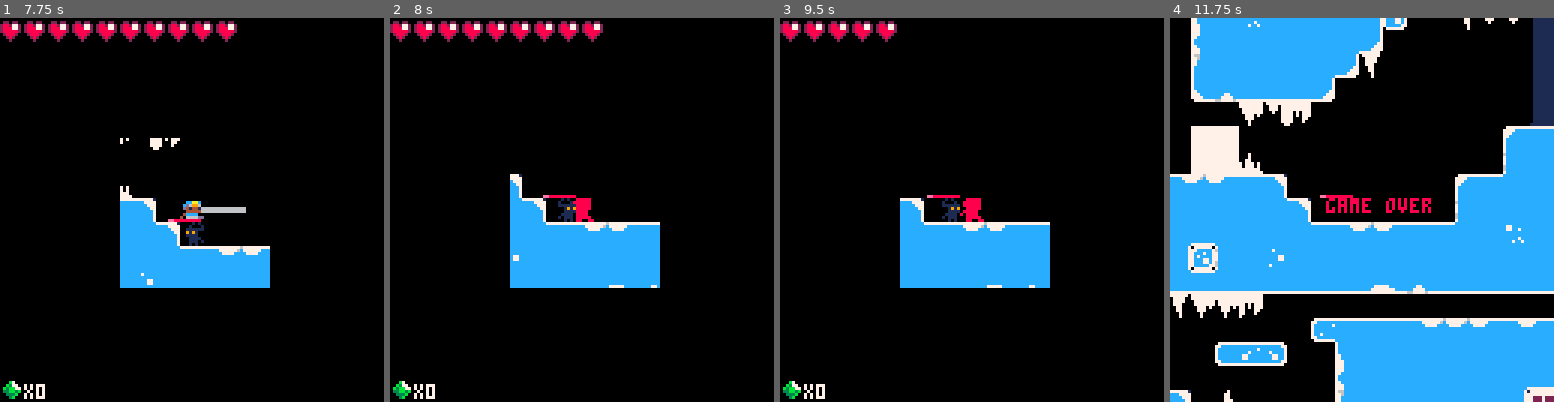
Above: before the commit, frames 1-4 (left to right).
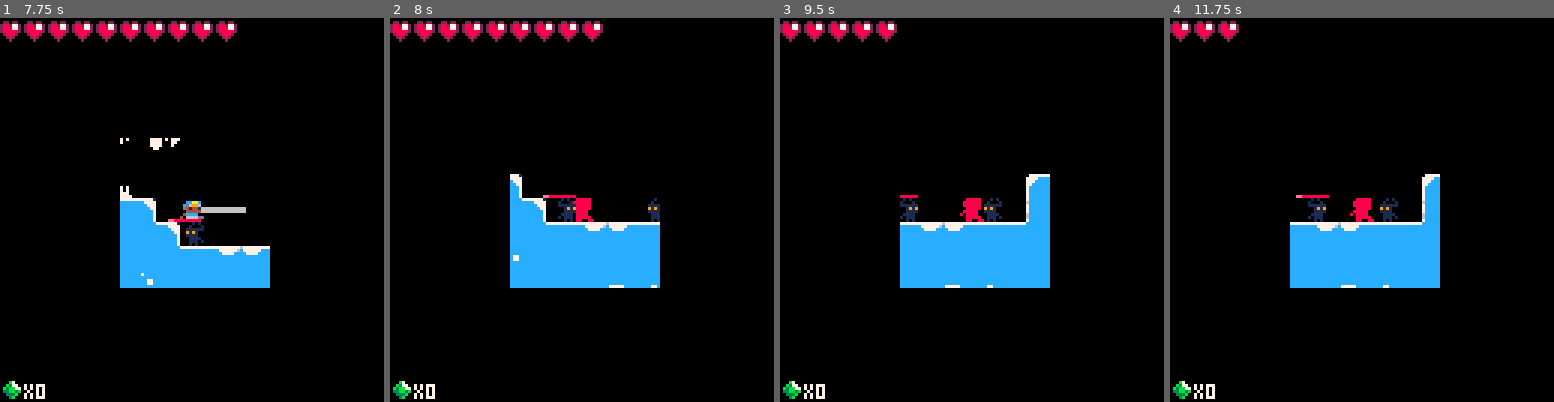
Above: after the commit, the same moments.

Repository: kygetta/Diver
Game: PICO-8 cartridge demo_2.p8
The game is run twice, just before and just after one commit, with the same random seed, the same clock (stepped at 60 frames per second) and the same inputs.
Inputs:
- Up to frame 1 (7.75 s): tap X (X key) at 0.33, 1.07, 1.85, 2.97, 4.08, 5.2, 6.32, 7.43 s; tap O (Z key) at 0.7, 1.7, 2.1, 2.5, 2.9, 3.3, 3.7, 4.1, 4.5, 4.9, 5.3, 5.7, 6.1, 6.5, 6.9, 7.3, 7.7 s; hold Right 1.6-2.1 s; hold Up 2.15-2.42 s; hold Right 2.47-3.03 s; hold Left 3.08-3.58 s; hold Down 3.63-3.97 s; hold Right 4.02-4.68 s; hold Up 4.73-5.03 s; hold Left 5.08-5.68 s; hold Down 5.73-6.03 s; hold Right 6.08-6.58 s; hold Right 6.63-7.13 s; hold Up 7.18-7.45 s; hold Right from 7.5 s (still down)
- Up to frame 2 (8 s): keep holding Right
- Up to frame 3 (9.5 s): release Right at 8.07 s; tap O (Z key) every 0.4 s from 8.1 to 9.3 s; hold Left 8.12-8.62 s; tap X (X key) at 8.55 s; hold Down 8.67-9 s; hold Right from 9.05 s (still down)
- Up to frame 4 (11.75 s): tap X (X key) at 9.67, 10.78 s; tap O (Z key) every 0.4 s from 9.7 to 11.7 s; release Right at 9.72 s; hold Up 9.77-10.07 s; hold Left 10.12-10.72 s; hold Down 10.77-11.07 s; hold Right 11.12-11.62 s

Frame 1 is identical in both runs. In frame 2, 0.1% of the frame differs, in the area x 67-71%, y 46-54%; in frame 3, 2.0%; in frame 4, 53%, in the area x 0-100%, y 0-100%.

Commit message:
Add files via upload
mostly to update the level design

Diff:
--- a/demo_2.p8
+++ b/demo_2.p8
@@ -348,6 +348,14 @@
 -- very simplistic, just goes
 -- back and forth
 
+function	spawn_enemies()
+end -- end of spawn_enemies
+
+
+function draw_enemies()
+end -- end of draw_enemies
+
+
 function enemy_movement()
 	eby=ene.y+7
 	erx=ene.x+7
@@ -385,11 +393,6 @@
 end -- end of enemy_ai
 
 
--- check if the enemy can jump
-function enemy_jump()
-	--
-
-end -- end of enemy_jump
 -->8
 -- draw_game --
 
@@ -1166,7 +1169,7 @@
 
 
 __gff__
-0000000000000000000040400204080849494949000008080000404000000008080800080008000800080808080808080000000000020440401818181818080880080808080808080808080808080808080808080808080808080808080808080818181818180000000000000000000000000000002020202008080800000000
+0000000000000000000040400204080849494949000008080000404000000008000800080008000800080808080808080000000000020440401818181818080880080808080808080808080808080808080808080808080808080808080808080818181818180000000000000000000000000000002020202008080800000000
 0000000000000000000000000000000000000000000000000000000000000000000000000000000000000000000000000000000000000000000000000000000000000000000000000000000000000000000000000000000000000000000000000000000000000000000000000000000000000000000000000000000000000000
 __map__
 414141414141520000004a414141414141414141414141414141414141414141414241414141414141414141414141414141414141414141414141414141414141414141414141414141414141414141414141414141414141414141414141414141414141414141414141414141414141414141414141414141414141414141
@@ -1176,34 +1179,34 @@
 4141525f4a4352000000484141414141415600000000000072710000000000475e414141434145444641414141414141414141414141415100000000000000000000000000000000000000000000006f7000686800000000000000000000000000000069696a0000006a6b007a0c0000000066666f70006f706a6a6b00474143
 4141414d4141520000004b414141414156660000000000007271000000000000004a424141520000004745414143414141414141414141414d4f4e4d4d4d5c0000000000000000000000000000000072710000000000000000000000000000000000000000000000000000007a595c0000000000727100727100000000654a41
 41415e455e5e5600000047455e5e5e5600000000000000007271000000000000004a4141415600000066684a414141414141414141414141414141414152650000000000000000000000006e6d6e0073740000000000000000000000000000000000000000000000000000007a0000000000000073746c737400000000614941
-41530000660000000000000068696a00000000000000000073740000000000006d787675770000000000004a41424141414142414141414141414141415262000057595c5f58594d4d4d4f504e4d4d4d4d4d4d4f4e4d51650000000000000058595d0000000000000000000079000000004c4d4d4d4d4d516500000000614842
-41540000000000000000404000000000000000000000004c4d4d510000004c4d4d4f504e516500000000004a43414141414141414341414141414141415261000000000000000047414141415e5e5e45455e5e414141526300005859595c0000000000585c005f0060000000000000004c414142414141526200000000624b41
+41530000660000000000000068696a00000000000000000073740000000000006d787675770000000000004a41424141414142414141414141414141415262000057595c5f584d4d4d4d4f504e4d4d4d4d4d4d4f4e4d51650000000000000058595d0000000000000000000079000000004c4d4d4d4d4d516500000000614842
+41540000000000000000404000000000000000000000004c4d4d510000004c4d4d4f504e516500000000004a4341414141414141434141414141414141526100000000000000475e414141415e5e5e45455e5e414141526300005859595c0000000000585c005f0060000000000000004c414142414141526200000000624b41
 41550c6c00000000000040406e000000000000000000004a4141520000004a414143414152630000000000475e5e5e5e5e5e5e455e4446455e4142414152610000000000000000654a415e56000066660000004742415262000000000000000000000000000000000000000000006c6d4a41414142414152640b0b0000634a42
-41414d515f4c4d4f4e4f504e4d51000000000000004c4d41414341515f4c41414141414152610000000000006b6a69000000000000000000004741414152620000000000000000634a52650000000000000000004741526100000000000058595d00000000000000000000005859595941415e5e5e5e414159595c0000634a41
-5e4142414d414141424141414141510000000000004a4141414141414d414141414141415262000000000000000000000000000000000000000047414152640000000000000000634a5262000000000000000000654a52610000000000000000000000000000000000000000000000004a52676700004a520000000000634a41
-5f4a41414341414141415e414141414d4f504e4d4d414142414141414141414141414142526400006c6d000058595c00006d6e6d00000000000000475e5e595d5f5759595c0000614a5263000000000c00000000624a52620000000000000000007b00000000000000000000000000004a520000000047560000000000624a41
-4d4141414141414141525f4a41434141414141414141414141415e414141414141414141414d4f504e4d5100000000004c4d4f504e510000000000696f706b6700000000000000624a5263000000006000000000634a52640000000000000000005f0058595d000000000000000000004a520c00000000000000000000614a41
+41414d515f4c4d4f4e4f504e4d51000000000000004c4d41414341515f4c41414141414152610000000000006b6a69000000000000000000004741414152620000000000000000634a52650000000000000000004741526100000000000058595d0000000000000000000000584d4d4d41415e5e5e5e41414d595c0000634a41
+5e4142414d414141424141414141510000000010004a4141414141414d414141414141415262000000000000000000000000000000000000000047414152640000000000000000634a5262000000000000000000654a52610000000000000000000000000000000000000000004741414152676700004a415600000000634a41
+5f4a41414341414141415e414141414d4f504e4d4d414142414141414141414141414142526400006c6d000058595c00006d6e6d00000000000000475e5e595d5f5759595c0000614a5263000000000c00000000624a52620000000000000000007b000000000000000000000000474341520000000047560000000000624a41
+4d4141414141414141525f4a41434141414141414141414141415e414141414141414141414d4f504e4d5100000000004c4d4f504e510000000000696f706b6700000000000000624a5263000000006000000000634a52640000000000000000005f0058595d0000000000000000004741520c00000000000000000000614a41
 4141414141414142415e595e5e5e5e5e5e4446455e5e5e5e5e565f475e5e5e4141414141414141414141520a0a0b0b0a4a42414141415100000000007271000000000000000000644a526200005f1b1b1a5f0000614a414d4d51000000000000006600000000007b00000000000000004a414d4d4d4d4d650000000000624941
-414141414446455e566668686a000000000000000000000000000000000000475e414141414141424141414d4d4d4d4d4141414141434151000000007271000000000000004c4d4d4152620000585959595c0000624a42414352000000000000000000000000007a6c6d6c000000000c4a414141414141610000000000634841
-414241560000000000000000000000574d4d4d4f50504e4f4e4d4d4d4d51000000475e5e4141414141414141414141414141414141414141510000007374000000006c6d004a414142526400000047415600000d644a414141414d4d4d4d4d4d4d4d4d4d4d4d4d414d4d4d4d4d4d4d4d414141414141416100000a0a0b644b41
-4241520000000000000000585a5c000049414141414141414141434141414d5100000000474544465e5e5e5e5e5e5e5e4141414141414141414f5050504e4d4d4d4d4d4d4d414241415e5c000000657a650000584d414143414141414141414141414141414141414142415e4141414141414141414141620000585a594d4141
-4141560000004c4d510000000000000048414141414141415e444644464545414f4e51000000000000000000000000004a415e44464541414141414141415e5e5e5e5e5e4141415e560000000000617a610000004741414141414141414141424141415e41414141414152604a41414141414141414141630000006900494141
-41560000004c41414151006c000000004b414141414141562a21212121212b474141414d4d4d4f504e4d4d5100000000475600000000474141415e5e5e56000000000000475e5600000000000000617a620000000047414341414241414141414141525f4a4141414141414d41415e5e5e454446455e56640000000000484141
-52650000004a4141414159595c00000c4a4141414141562a212121212121212b4741414141414141414141414d4d51000000000d000000475e560000000000000000000065000000000000000000627a620000000000475e5e5e5e5e5e454544465e5e595e5e5e414141414141560000006969660000660000000000004b4141
+414141414446455e566668686a000000000000000000000000000000000000475e414141414141424141414d4d4d4d4d4141414141434151000000007271000000000000004c4d4d4152620000585959595c0000624a42414341510000000000000000000010004a516d6c000000000c4a414141414141610000000000634841
+414241560000000000000000000000574d4d4d4f50504e4f4e4d4d4d4d51000000475e5e4141414141414141414141414141414141414141510000007374000000006c6d004a414142526400000047415600000d644a41414141414d4d4d4d4d4d4d4d4d4d4d4d41414d4d4d4d4d4d4d414141414141416100000a0a0b644b41
+4241520000000000000000585a5c000049414141414141414141434141414d5100000000474544465e5e5e5e5e5e5e5e4141414141414141414f5050504e4d4d4d4d4d4d4d414241415e5c000000657a650000584d414143414141414141414141414141414141414142415e4141414141414141414141620000585a4d4d4141
+4141560000004c4d510000000000000048414141414141415e444644464545414f4e51000000000000000000000000004a415e44464541414141414141415e5e5e5e5e414141415e560000000000617a610000004741414141414141414141424141415e41414141414152604a41414141414141414141630000006947414141
+41560000004c41414151006c000000004b414141414141562a21212121212b474141414d4d4d4f504e4d4d5100000000475600000000474141415e5e5e560000000000475e5e5600000000000000617a620000000047414341414241414141414141525f4a4141414141414d4141415e5e454446455e56640000000000494141
+52650000004a4141414159595c00000c4a4141414141562a212121212121212b4741414141414141414141414d4d51000000000d000000475e560000000000000000000065000000000000000000627a620000000000475e5e5e5e5e5e454544465e5e595e5e5e4141414141415e56000069696600006600000000006c4b4141
 53630000654a4141415600000000004c5e5e454446562f2323232317212121212b474141424141414141414143414159594d4d5c000000006b66000000000000000000006200000000000d000000647a646d6d00000000696a6b000000000000000000006767004a41414141525f0000000000000000000000004c4d4d414141
 54610000614a414152000000000058560000000000006f343433342c17212121212b4741414141414141414141415600004756000000600000000000000000005f0000006300000000585a4f504e4d414d4f4e51000000000000000000000000000000000000004a42414141415d00000000000000000000004c414341414241
 55610000624a41415600000000000000006c6d0000007234343434342c17212121212b4741414141414141415e5600000000000000000000000000575b5c001a1b1a0000630000000000004941414141424141414d510d00000000006c0000000000000000000078757575767700000000000000000d0000004a41415e414141
 52620000634a4152000000654c4d4f504e4d51000000733434343434342c17212121212b47414141414141520c000000000000005f00000000000000000000585a5d0000610000000000004b414241424141414141414d4d510000007b00007b00007b00004c4d4d4d4d4d4d4d4d511a1a1b7b1a1a7b1b1a4c4141525f4a5e5e
-52630000634a4156000000624a4141434141415100652a21212b343434342c23172121212b474446455e41414d4d4d51006c6c00006d6d0060000000000000007a6500006200001a1b1a1b4a414141414141414141414341521b1b1a7a1a1a7a1a1b7a1b1a4a4241414141414141414d4d4d414d4d414d4d414141414d562121
+52630000634a4156000000624a4141434141415100652a21212b343434342c23172121212b474446455e41414d4d4d51006c6c10006d6d0060000000000000007a6500006200001a1b1a1b4a414141414141414141414341521b1b1a7a1a1a7a1a1b7a1b1a4a4241414141414141414d4d4d414d4d414d4d414141414d562121
 52630000644a5300000000644a4141414141425200612c1721212b34343434342c17212121212121212b4741414241414d4f504e4f4e4d4d51000000000000007a610000640000584d4d4d41414141414141414141414141414d4f4e414d4d414d4d414d4d41414141414141434141414141414141415e5e5e5e5e5e56212121
-526300004c4154000000654c41415e5e5e5e5e5600627b2c2121212b34343434342c17212121212121212b47414141414141414141414141414d51000000000c7a610000000000624a4141414141414141414141414141414142415e5e45444644465e5e5e455e5e5e5e5e5e5e5e5e5e5e5e5e5e5e5621212121212121212121
-526100004a4155000000614a415300000000000000644a51252121212b34343434342c23232323232317212b4741414341414141414143414141414d4f504e4d52620000000000624a41414141414141414141414141414141412020202020202020202020202020202020202020202020202020202021212121212121212121
-52620000494152000000624a415400005759595a5a59415225212121212b34343434343434343434342521212b4744464545455e41414141414341414141414152630000000000634a41414141414141414141414141414141412020202020202020202020202020202020202020202020202020202023232323232323232317
-52630000484156000000634a415500000000000000004a52252121212323232b343434343434343334252121212121212121212b475e5e5e4141414141434141526400005f0000644a41414141414141414141414141414141414134343434343434343434343434343434343434343434343434343434343434343434343425
-52630000485265000000644a43415b59595b595d0000475623232329343434252b3434343434343434251623232323232317212121212121474141414141414141521b1b1a1b1a4c4141414141414141414141414141414141414134343434343434343434343434343434343434343434343434343434343434343434343425
-…(6 lines of a section not shown)…
+526300004c4154000000654c41415e5e5e5e5e5600627b2c2121212b34343434342c17212121212121212b47414141414141414141414141414d51000000000c7a610000000000624a43414141414141414141415e5e5e5e5e5e5e5e5e45444644465e5e5e455e5e5e5e5e5e5e5e5e5e5e5e5e5e5e5621212121212121212121
+526100004a4155000000614a415300000000000000644a51252121212b34343434342c23232323232317212b4741414341414141414143414141414d4f504e4d52620000000000624a41424141414141414141562121212121212121212121212121212121212121212121212121212121212121212121212121212121212121
+52620000494152000000624a415400005759595a5a59415225212121212b34343434343434343434342521212b4744464545455e41414141414341414141414152630000000000634a42414141414141414156212121212121211623232323232323232323232323232323232323232323232323232323232323232323232317
+52630000484156000000634a415500000000000000004a52252121212323232b343434343434343334252121212121212121212b475e5e5e4141414141434141526400005f0000644a415e5e5e5e5e5e5e5621162323232323232934343434343434343434343434343434343434343434343434343434343434343434343425
+52630000485265000000644a43415b59595b595d0000475623232329343434252b3434343434343434251623232323232317212121212121474141414141414141521b1b1a1b1a4c5e56212121212121212121273334343434343434343434343434343434343434343434343434343434343434343434343434343434343425
+…(6 lines of a section not shown)…
Not shown, changed: 34 lines of the sprite sheet (__gfx__) section of demo_2.p8
